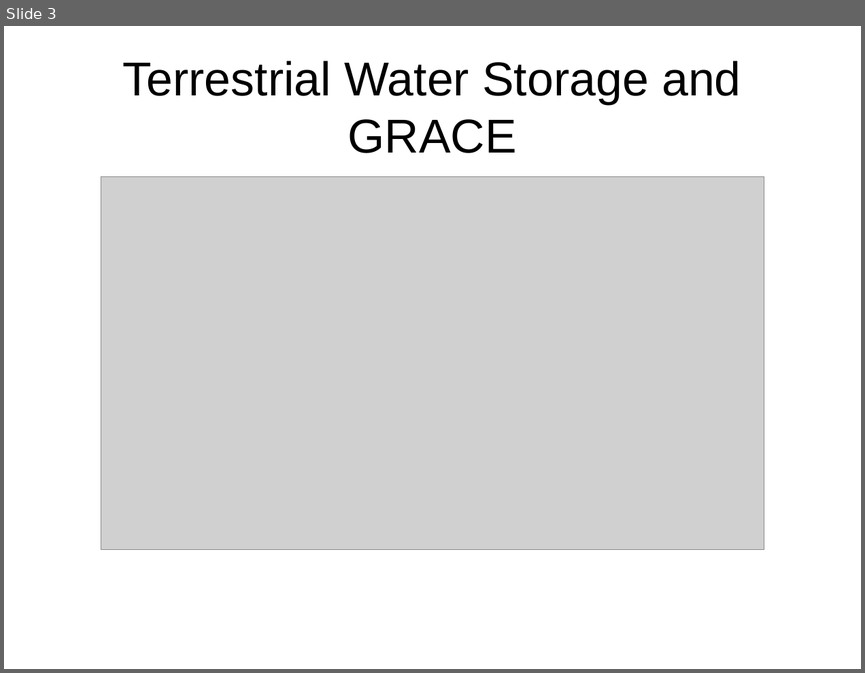
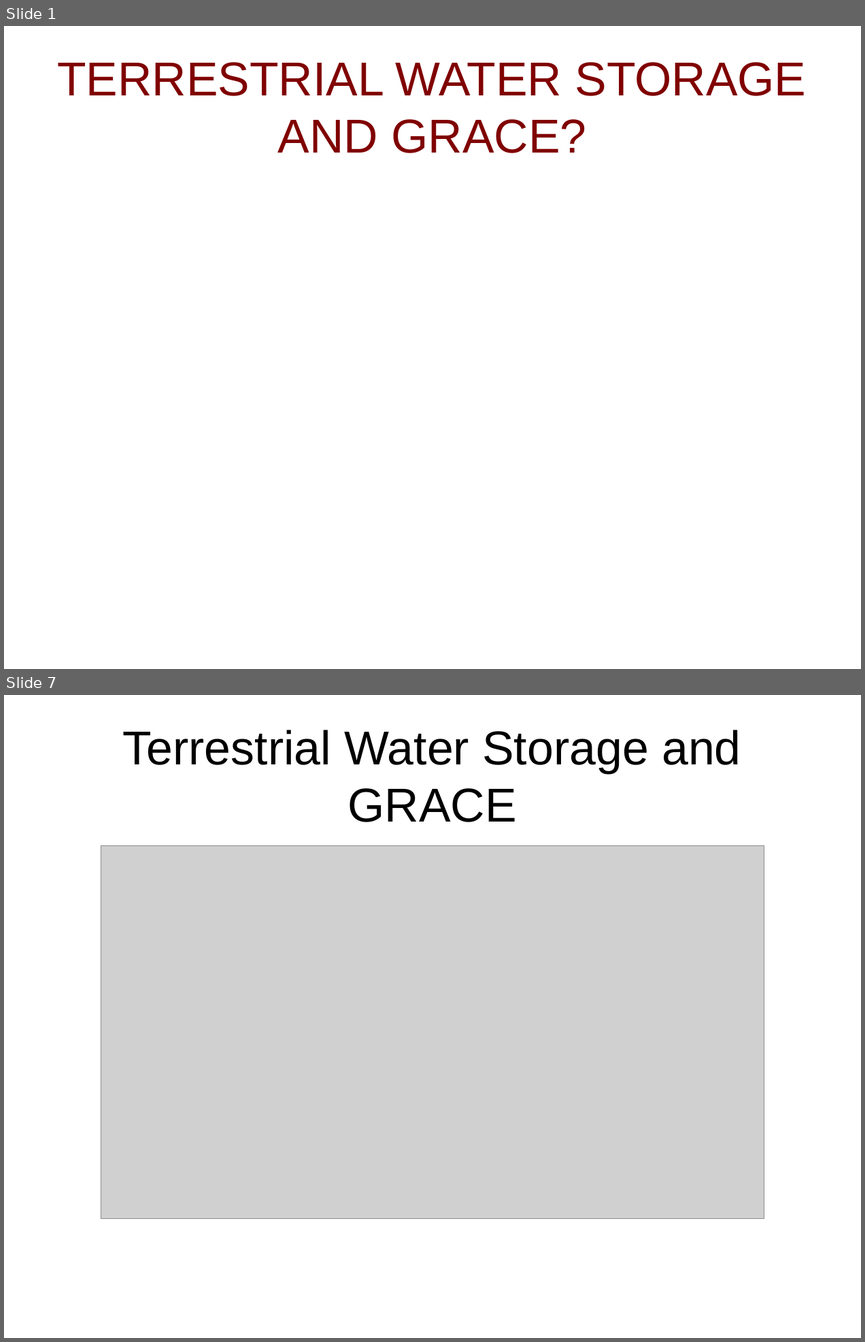
Before and after one commit to fvgatts/apresenta-o, a slide deck: presentation-TWSandGRACE.odp. Shown one above the other, each under a label of ours: slide 3 before the commit, slides 1 and 7 after it; the slides between them are not shown. The pictures are 865x673 and 865x1342 pixels, drawn with LibreOffice and Linux fonts; fonts in the diff are those of the drawing; grey boxes stand for pictures. Boxes give left, top, right and bottom in pixels: in the first picture for what was removed or moved away, otherwise in the second. Text is boxed around its words. In the diff, an @@ line names an element or a change of style, - is before the commit and + after.

Commit message:
Second draft - better explanation about GRACE data

```diff
--- a/presentation-TWSandGRACE.odp
+++ b/presentation-TWSandGRACE.odp
@@ slide 1 added at [4,26,861,669], background #FFFFFF @@
@@ title added at [57,62,806,153], 44 pt, text #800000 @@
+TERRESTRIAL WATER STORAGE AND GRACE?
@@ what was slide 3 is now slide 7 @@
```
Also in this commit, not shown: 2 slides changed, 4 other slides added.
